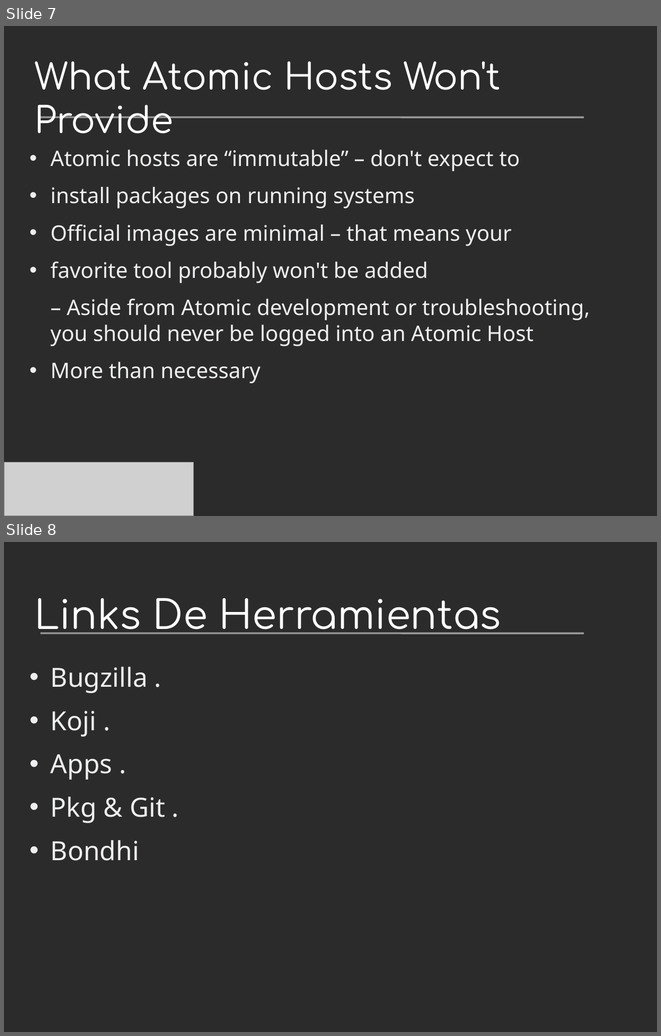
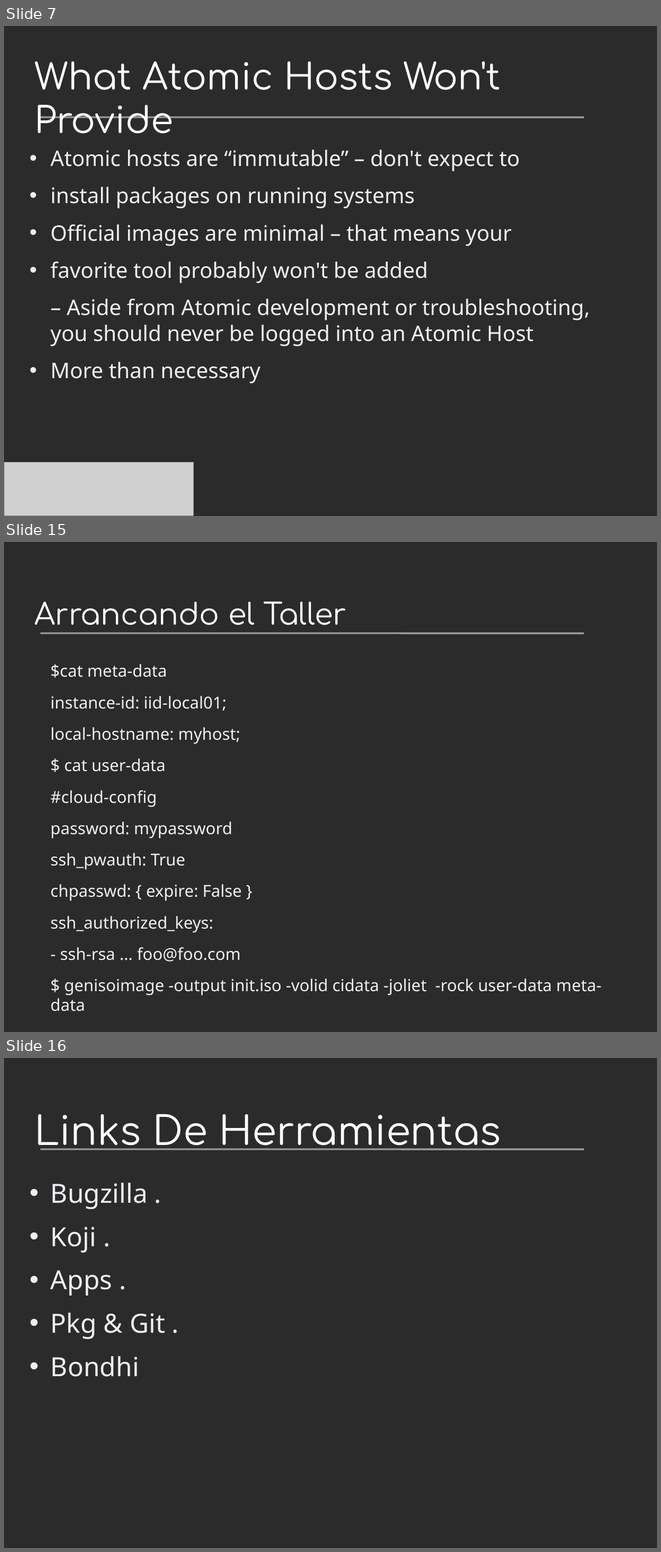
Before and after one commit to villadalmine/arg-fedora, a slide deck: Presentaciones/Devopconf2015/ProyectoAtomic.odp. Shown one above the other, each under a label of ours: slides 7 and 8 before the commit, slides 7, 15 and 16 after it; the slides between them are not shown. The pictures are 661x1036 and 661x1552 pixels, drawn with LibreOffice and Linux fonts; fonts in the diff are those of the drawing; grey boxes stand for pictures; background and template pictures are left out; a plain dark background stands for a picture behind light text. Boxes give left, top, right and bottom in pixels: in the first picture for what was removed or moved away, otherwise in the second. Text is boxed around its words. In the diff, an @@ line names an element or a change of style, - is before the commit and + after.

```diff
--- a/Presentaciones/Devopconf2015/ProyectoAtomic.odp
+++ b/Presentaciones/Devopconf2015/ProyectoAtomic.odp
@@ slide 15 added at [4, 542, 657, 1032], background picture (left out); not listed: 1 template element that a slide beside it also shows @@
@@ title added at [34, 601, 346, 625], 36 pt, text #FFFFFF @@
+Arrancando el Taller
@@ text added at [51, 664, 601, 1011], 20 pt, text #EEEFF0 @@
+$cat meta-data
+instance-id: iid-local01;
+local-hostname: myhost;
+$ cat user-data
+#cloud-config
+password: mypassword
+ssh_pwauth: True
+chpasswd: { expire: False }
+ssh_authorized_keys:
+- ssh-rsa ... foo@foo.com
+$ genisoimage -output init.iso -volid cidata -joliet -rock user-data meta-data
@@ what was slide 8 is now slide 16 @@
```
Also in this commit, not shown: 7 other slides added, 6 other files.
